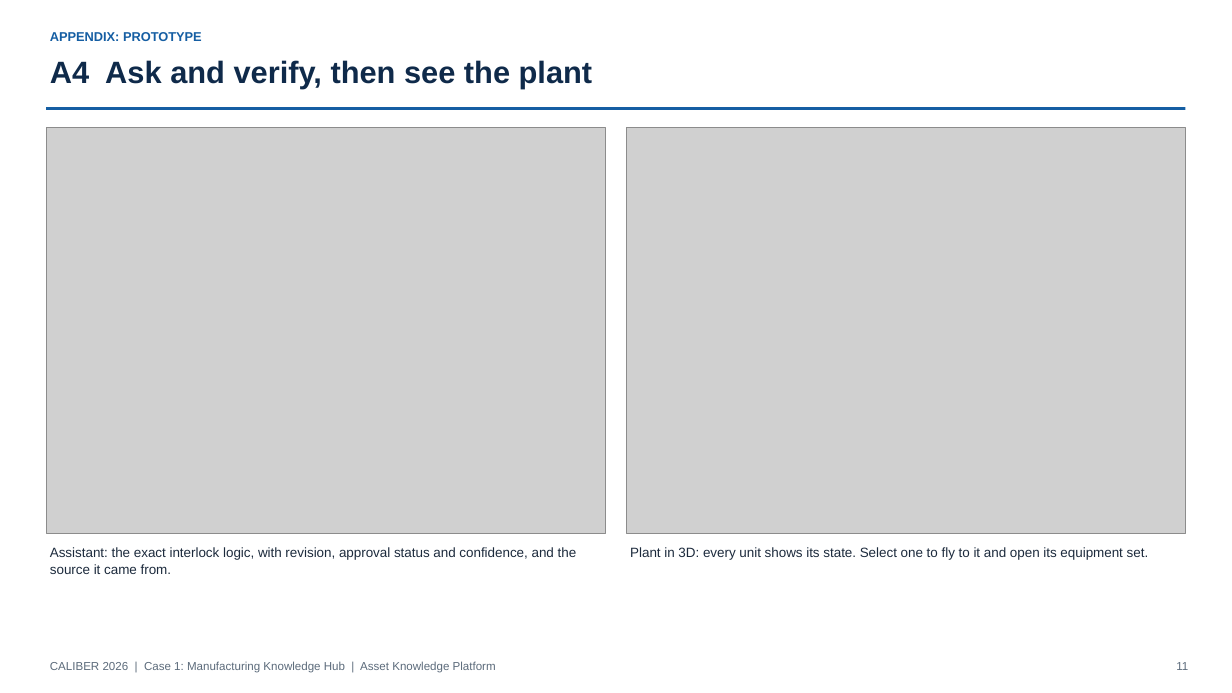
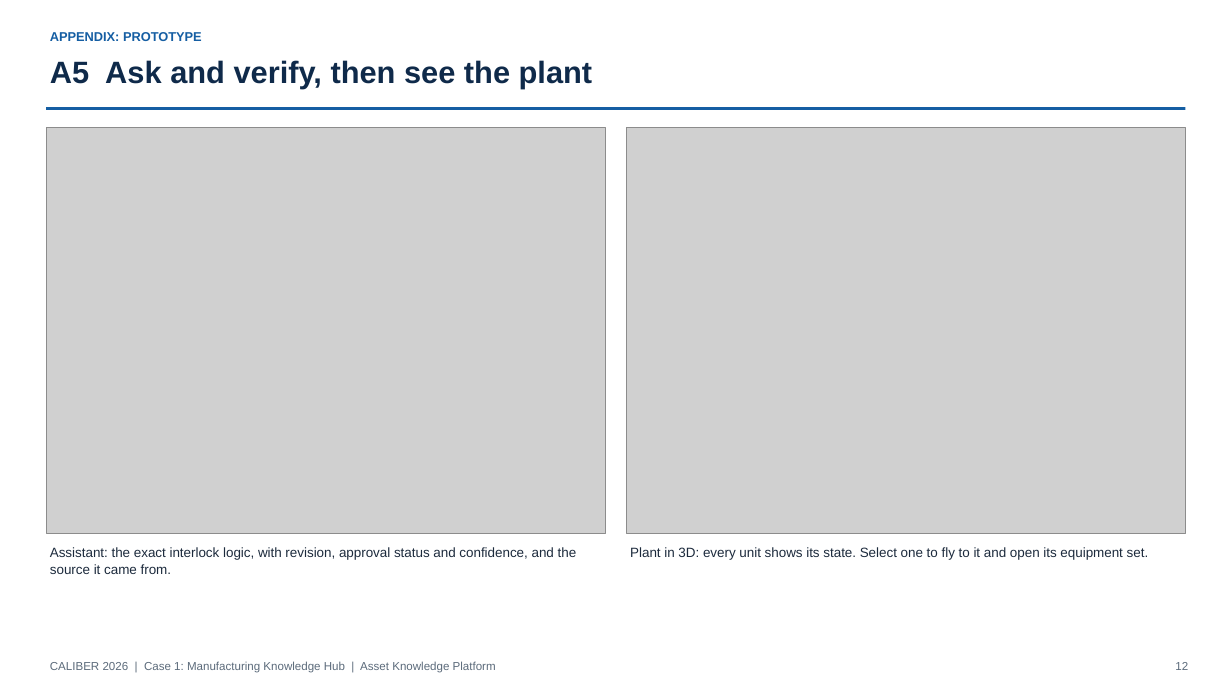
Before and after one commit to teknikchemical-ctrl/caliber2026, a slide deck: slide 12 of deck/CALIBER2026_Asset_Knowledge_Platform_Deck.pptx (slide 11 before the commit). Drawn at 1232x693 pixels with LibreOffice and Linux fonts; fonts in the diff are those of the drawing; grey boxes stand for pictures. Boxes give left, top, right and bottom in pixels: in the first picture for what was removed or moved away, otherwise in the second. Text is boxed around its words. In the diff, an @@ line names an element or a change of style, - is before the commit and + after.

```diff
--- a/deck/CALIBER2026_Asset_Knowledge_Platform_Deck.pptx
+++ b/deck/CALIBER2026_Asset_Knowledge_Platform_Deck.pptx
@@ text at <box>50,60,593,89</box>: text changed @@
-A4 Ask and verify, then see the plant
+A5 Ask and verify, then see the plant
@@ text at <box>1175,662,1188,670</box>: text changed @@
-11
+12
```
Also in this commit, not shown: 10 other slides changed, 1 slide added, 3 other files.
